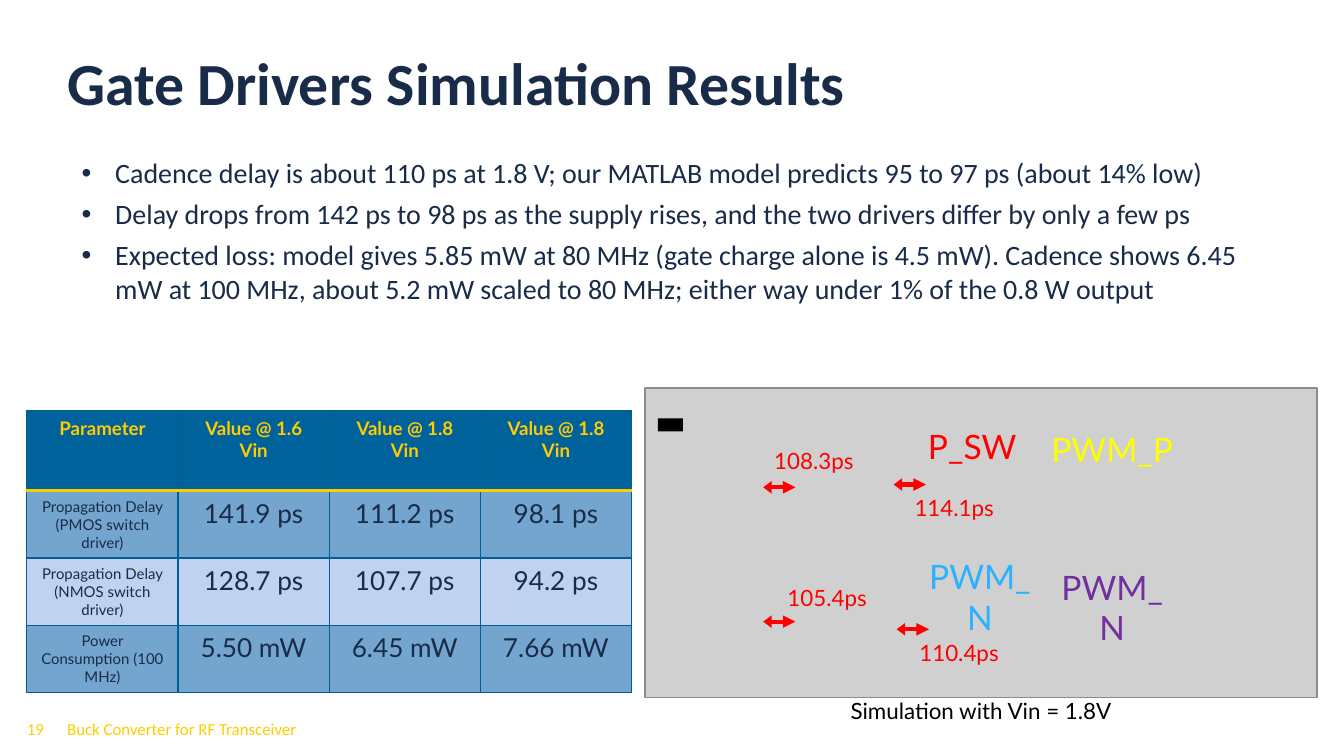
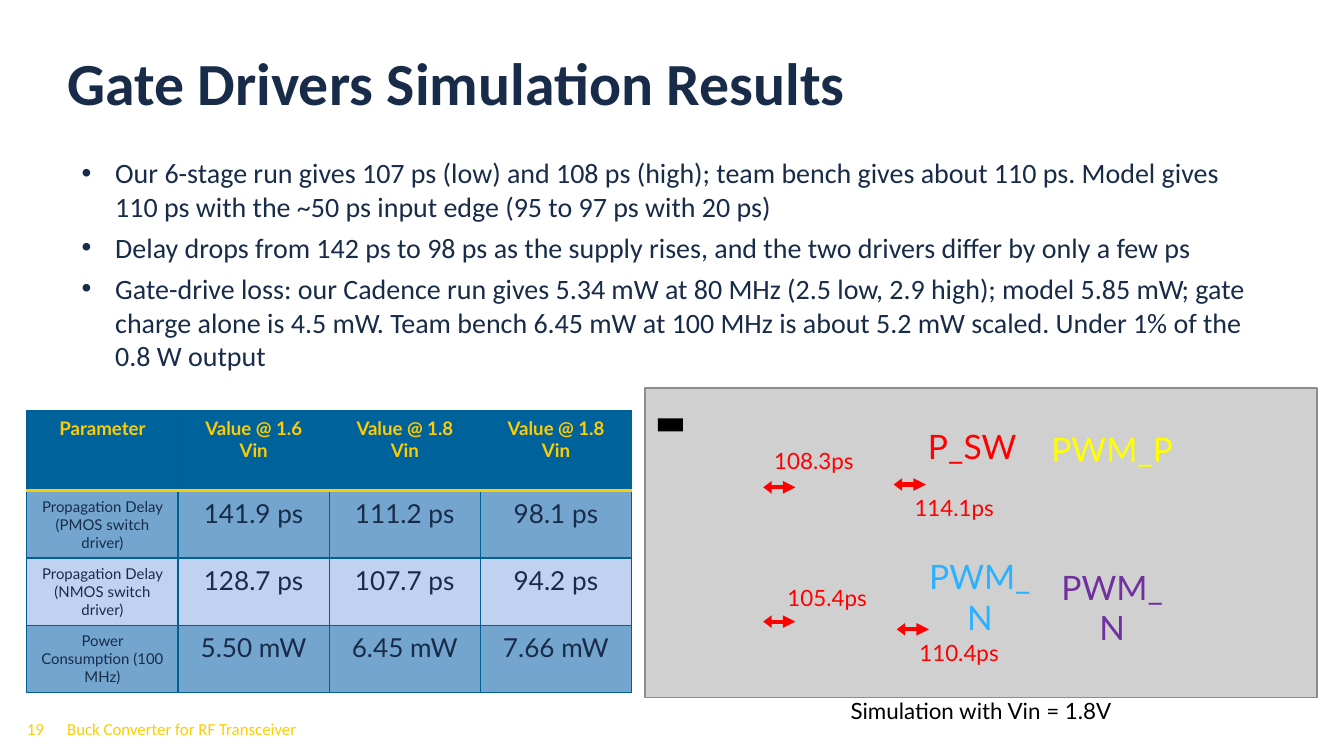
Before and after one commit to Dylan-UCSD/ECE_263_Buck_Converter, a slide deck: slide 19 of ECE263_project_proposal_2026_11_16_merged.pptx. Drawn at 1344x756 pixels with LibreOffice and Linux fonts; fonts in the diff are those of the drawing; grey boxes stand for pictures; background and template pictures are left out. Boxes give left, top, right and bottom in pixels: in the first picture for what was removed or moved away, otherwise in the second. Text is boxed around its words. In the diff, an @@ line names an element or a change of style, - is before the commit and + after.

```diff
--- a/ECE263_project_proposal_2026_11_16_merged.pptx
+++ b/ECE263_project_proposal_2026_11_16_merged.pptx
@@ text at bbox=[115, 162, 1219, 222]: text changed @@
-• Cadence delay is about 110 ps at 1.8 V; our MATLAB model predicts 95 to 97 ps (about 14% low)
+• Our 6-stage run gives 107 ps (low) and 108 ps (high); team bench gives about 110 ps. Model gives 110 ps with the ~50 ps input edge (95 to 97 ps with 20 ps)
@@ text at bbox=[115, 278, 1244, 371]: text changed @@
-• Expected loss: model gives 5.85 mW at 80 MHz (gate charge alone is 4.5 mW). Cadence shows 6.45 mW at 100 MHz, about 5.2 mW scaled to 80 MHz; either way under 1% of the 0.8 W output
+• Gate-drive loss: our Cadence run gives 5.34 mW at 80 MHz (2.5 low, 2.9 high); model 5.85 mW; gate charge alone is 4.5 mW. Team bench 6.45 mW at 100 MHz is about 5.2 mW scaled. Under 1% of the 0.8 W output
```
Also in this commit, not shown: 2 other slides changed.
